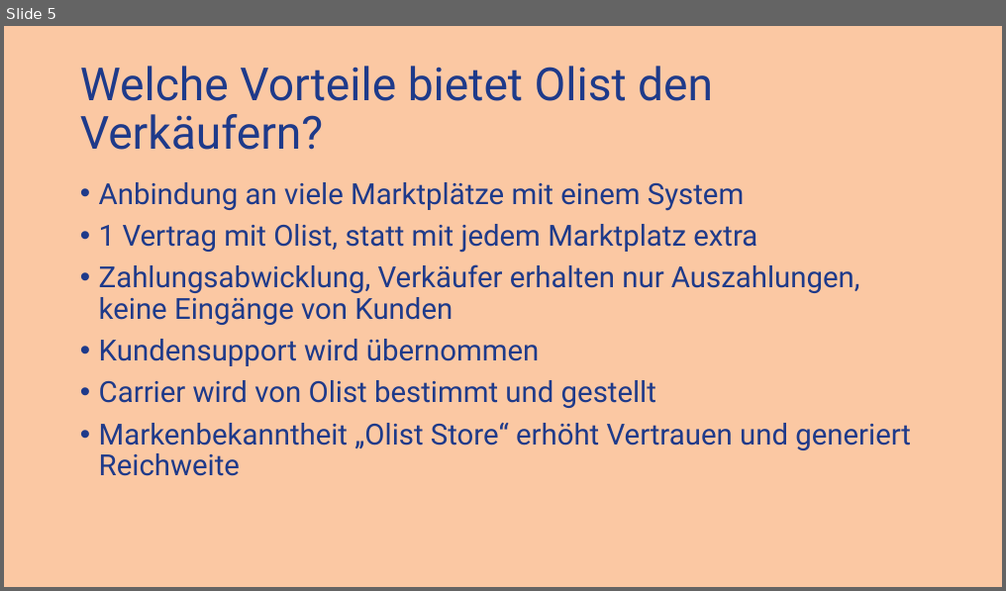
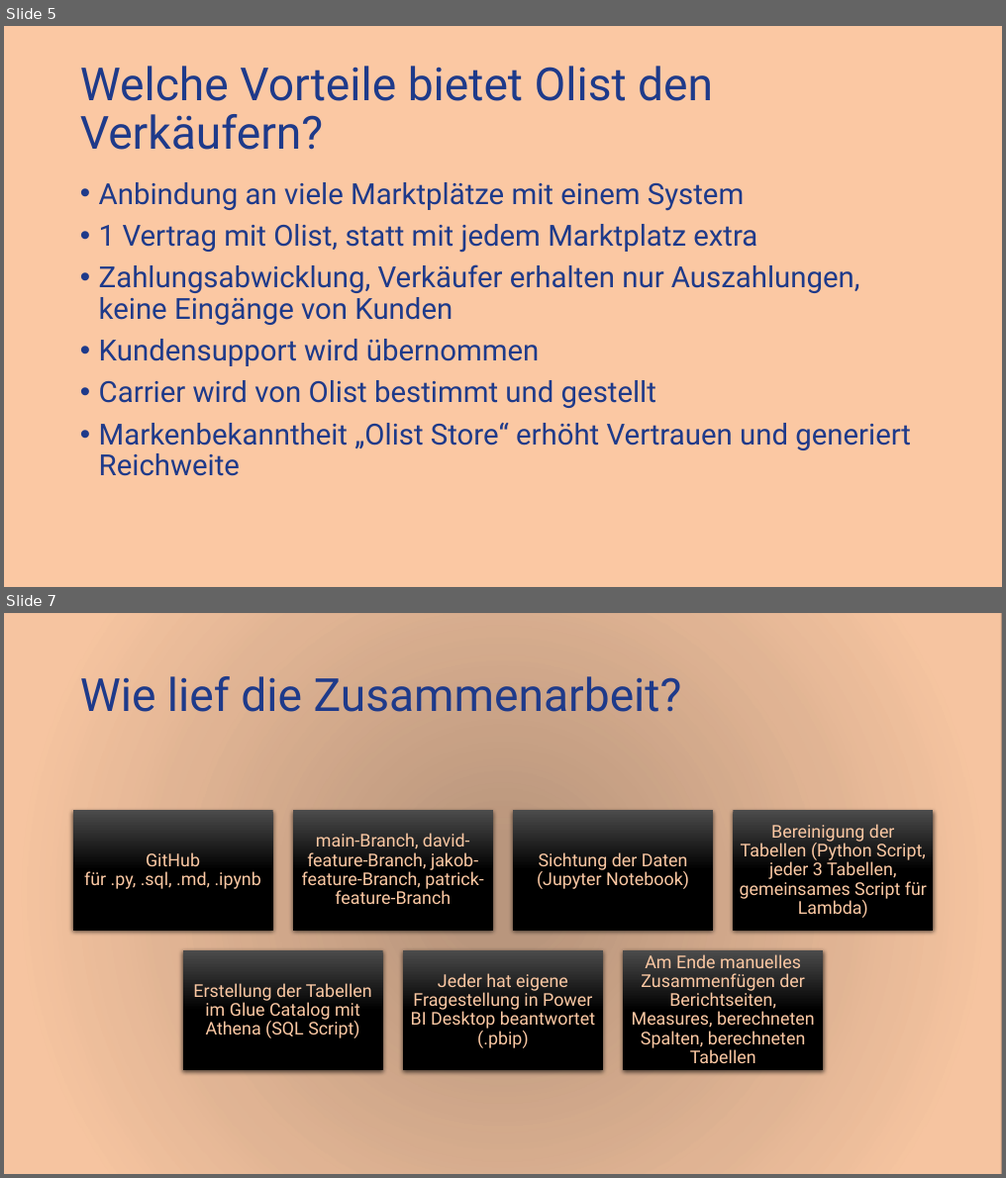
Before and after one commit to dtyrna/olist-marketplace-analysis, a slide deck: docs/Olist-Ecommerce.pptx. Shown one above the other, each under a label of ours: slide 5 before the commit, slides 5 and 7 after it; the slides between them are not shown. The pictures are 1006x591 and 1006x1178 pixels, drawn with LibreOffice and Linux fonts; fonts in the diff are those of the drawing; background and template pictures are left out; a plain dark background stands for a picture behind light text. Boxes give left, top, right and bottom in pixels: in the first picture for what was removed or moved away, otherwise in the second. Text is boxed around its words. In the diff, an @@ line names an element or a change of style, - is before the commit and + after.

Commit message:
first draft Power Point

```diff
--- a/docs/Olist-Ecommerce.pptx
+++ b/docs/Olist-Ecommerce.pptx
@@ slide 7 added at [4, 613, 1002, 1174], background picture (left out) @@
@@ rectangle added at [4, 613, 1002, 1174], fill gradient #FBC8A3 @@
@@ title added at [80, 676, 682, 712], 44 pt, text #1E3A8A @@
+Wie lief die Zusammenarbeit?
@@ group added at [73, 811, 933, 1070]: 7 rectangles, 7 texts @@
+GitHub für .py, .sql, .md, .ipynb
+main-Branch, david-feature-Branch, jakob-feature-Branch, patrick-feature-Branch
+Sichtung der Daten (Jupyter Notebook)
+Bereinigung der Tabellen (Python Script, jeder 3 Tabellen, gemeinsames Script für Lambda)
+Erstellung der Tabellen im Glue Catalog mit Athena (SQL Script)
+Jeder hat eigene Fragestellung in Power BI Desktop beantwortet (.pbip)
+Am Ende manuelles Zusammenfügen der Berichtseiten, Measures, berechneten Spalten, berechneten Tabellen
```
Also in this commit, not shown: 3 slides changed, 10 other slides added.
